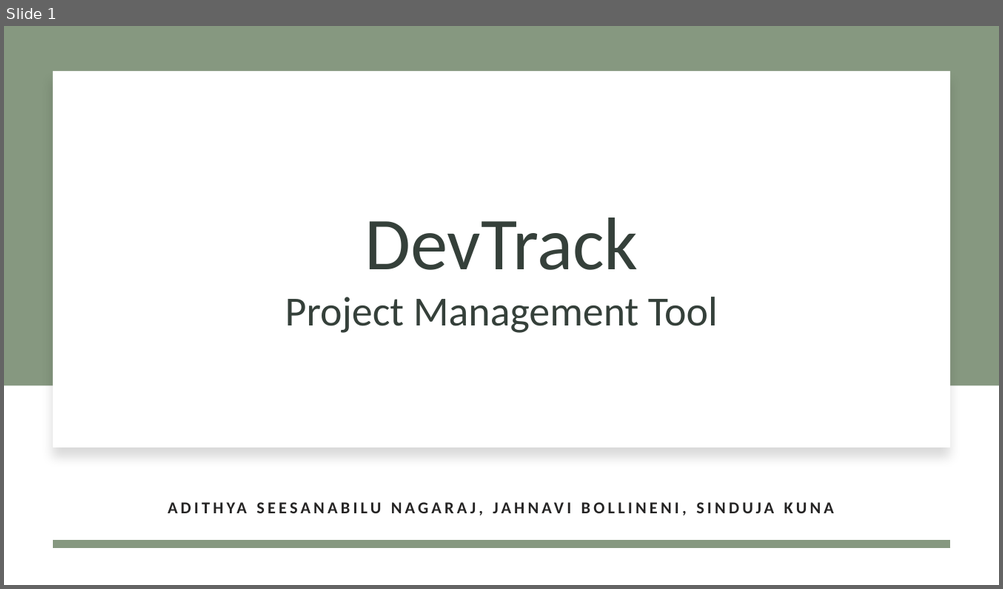
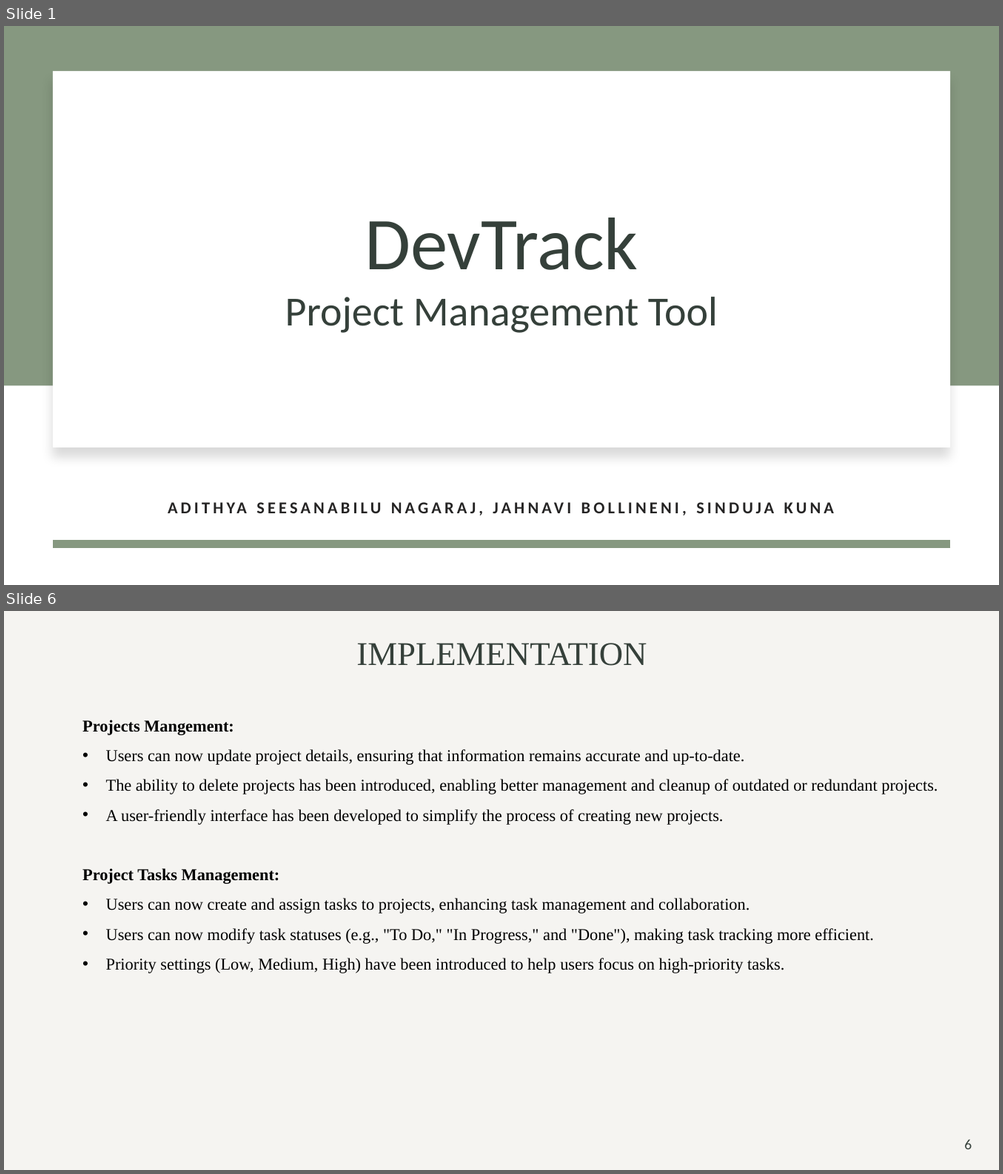
Before and after one commit to jahnavib26/DevTrack, a slide deck: ACS560 - SE Project Presentation.pptx. Shown one above the other, each under a label of ours: slide 1 before the commit, slides 1 and 6 after it; the slides between them are not shown. The pictures are 1003x589 and 1003x1174 pixels, drawn with LibreOffice and Linux fonts; fonts in the diff are those of the drawing. Boxes give left, top, right and bottom in pixels: in the first picture for what was removed or moved away, otherwise in the second. Text is boxed around its words. In the diff, an @@ line names an element or a change of style, - is before the commit and + after.

```diff
--- a/ACS560 - SE Project Presentation.pptx
+++ b/ACS560 - SE Project Presentation.pptx
@@ slide 6 added at (4,611,999,1170), background #FFFFFF @@
@@ rectangle added at (4,611,999,1170), fill #C0B7A5 at 15% opacity @@
@@ title added at (356,643,646,666), 32 pt, text #35403A @@
+IMPLEMENTATION
@@ text added at (82,720,937,974), 16 pt, text #000000 @@
+Projects Mangement:
+• Users can now update project details, ensuring that information remains accurate and up-to-date.
+• The ability to delete projects has been introduced, enabling better management and cleanup of outdated or redundant projects.
+• A user-friendly interface has been developed to simplify the process of creating new projects.
+Project Tasks Management:
+• Users can now create and assign tasks to projects, enhancing task management and collaboration.
+• Users can now modify task statuses (e.g., "To Do," "In Progress," and "Done"), making task tracking more efficient.
+• Priority settings (Low, Medium, High) have been introduced to help users focus on high-priority tasks.
@@ page number added at (964,1139,971,1150), 14 pt, text #35403A @@
+6
```
Also in this commit, not shown: 1 slide changed, 8 other slides added, 1 other file.
